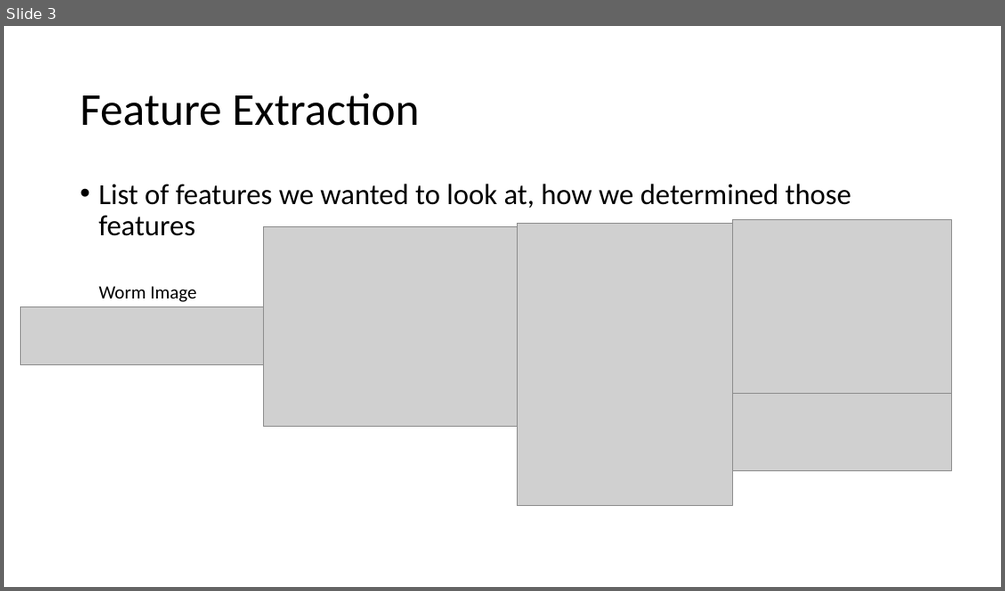
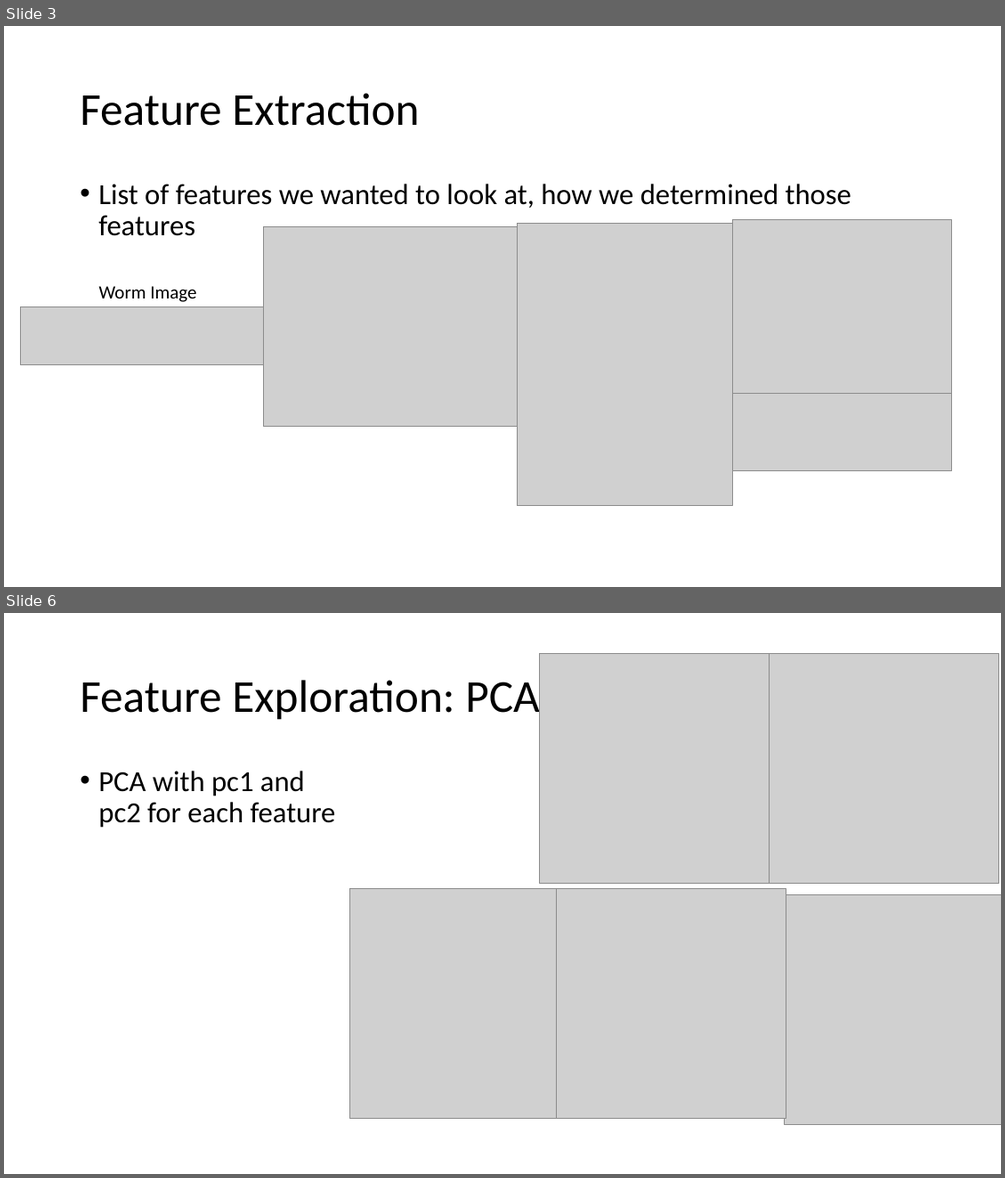
Before and after one commit to McGrathWormStuff/Image_Processing, a slide deck: Image Processing Presentation.pptx. Shown one above the other, each under a label of ours: slide 3 before the commit, slides 3 and 6 after it; the slides between them are not shown. The pictures are 1005x591 and 1005x1178 pixels, drawn with LibreOffice and Linux fonts; fonts in the diff are those of the drawing; grey boxes stand for pictures. Boxes give left, top, right and bottom in pixels: in the first picture for what was removed or moved away, otherwise in the second. Text is boxed around its words. In the diff, an @@ line names an element or a change of style, - is before the commit and + after.

```diff
--- a/Image Processing Presentation.pptx
+++ b/Image Processing Presentation.pptx
@@ slide 6 added at bbox=[4, 613, 1001, 1174], background #FFFFFF @@
@@ picture added at bbox=[540, 653, 769, 883] @@
@@ picture added at bbox=[769, 653, 998, 883] @@
@@ title added at bbox=[80, 674, 540, 722], 44 pt, text #000000 @@
+Feature Exploration: PCA
@@ text added at bbox=[98, 771, 336, 827], 28 pt, text #000000 @@
+• PCA with pc1 and pc2 for each feature
@@ picture added at bbox=[349, 888, 579, 1118] @@
@@ picture added at bbox=[556, 888, 785, 1118] @@
@@ picture added at bbox=[785, 894, 1001, 1124] @@
```
Also in this commit, not shown: 5 slides changed, 7 other slides added, 3 slides removed.
